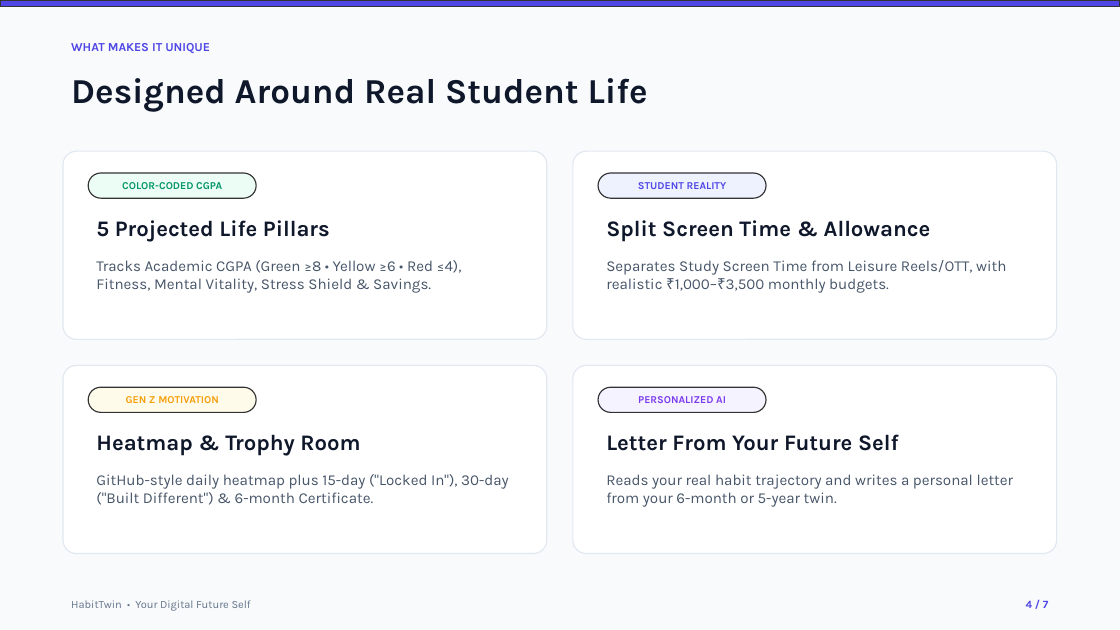
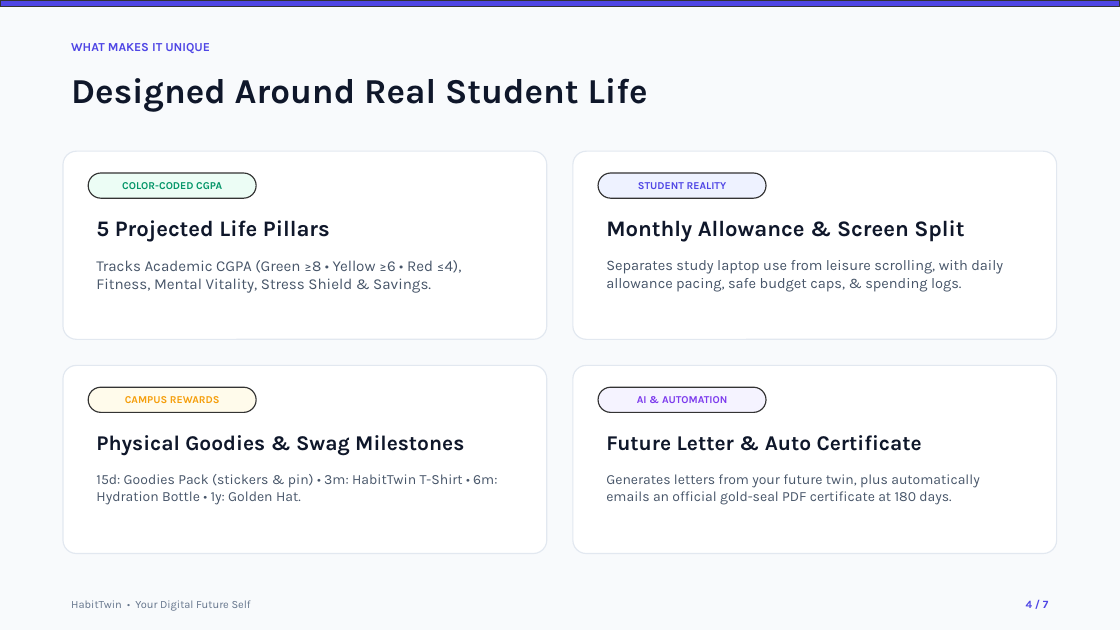
Before and after one commit to manas-3321/HabitTwin, a slide deck: slide 4 of HabitTwin_Presentation.pptx. Drawn at 1120x630 pixels with LibreOffice and Linux fonts; fonts in the diff are those of the drawing. Boxes give left, top, right and bottom in pixels: in the first picture for what was removed or moved away, otherwise in the second. Text is boxed around its words. In the diff, an @@ line names an element or a change of style, - is before the commit and + after.

Commit message:
Integrate monthly allowance, campus rewards, user auth system, 6-month certificate email delivery, and update presentation

```diff
--- a/HabitTwin_Presentation.pptx
+++ b/HabitTwin_Presentation.pptx
@@ text at [606,220,964,242]: text changed @@
-Split Screen Time & Allowance
+Monthly Allowance & Screen Split
@@ text at [606,260,1003,292]: text changed; size 13 to 12.5 pt @@
-Separates Study Screen Time from Leisure Reels/OTT, with realistic ₹1,000–₹3,500 monthly budgets.
+Separates study laptop use from leisure scrolling, with daily allowance pacing, safe budget caps, & spending logs.
@@ text at [125,396,220,403]: text changed @@
-GEN Z MOTIVATION
+CAMPUS REWARDS
@@ text at [637,396,727,403]: text changed @@
-PERSONALIZED AI
+AI & AUTOMATION
@@ text at [96,435,464,456]: text changed; size 19 to 18 pt @@
-Heatmap & Trophy Room
+Physical Goodies & Swag Milestones
@@ text at [606,435,922,451]: text changed; size 19 to 18 pt @@
-Letter From Your Future Self
+Future Letter & Auto Certificate
@@ text at [96,474,497,505]: text changed; size 13 to 12 pt @@
-GitHub-style daily heatmap plus 15-day ("Locked In"), 30-day ("Built Different") & 6-month Certificate.
+15d: Goodies Pack (stickers & pin) • 3m: HabitTwin T-Shirt • 6m: Hydration Bottle • 1y: Golden Hat.
@@ text at [606,474,980,505]: text changed; size 13 to 12 pt @@
-Reads your real habit trajectory and writes a personal letter from your 6-month or 5-year twin.
+Generates letters from your future twin, plus automatically emails an official gold-seal PDF certificate at 180 days.
```
Also in this commit, not shown: 5 other slides changed, 28 other files.
